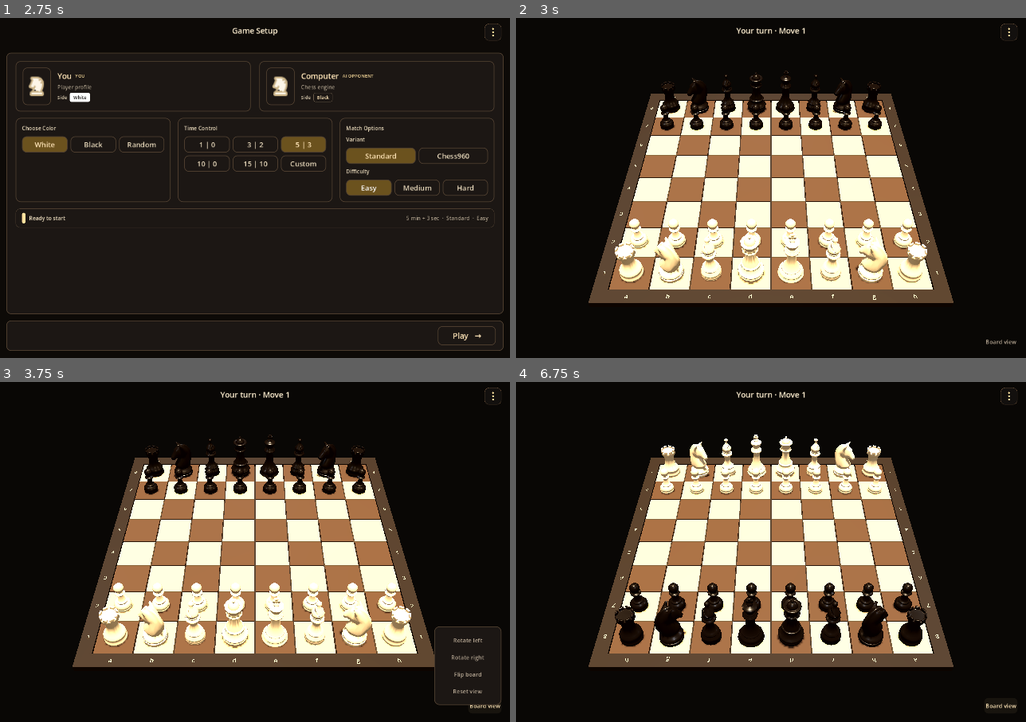
Above: before the commit, frames 1-4 (two rows, left to right).
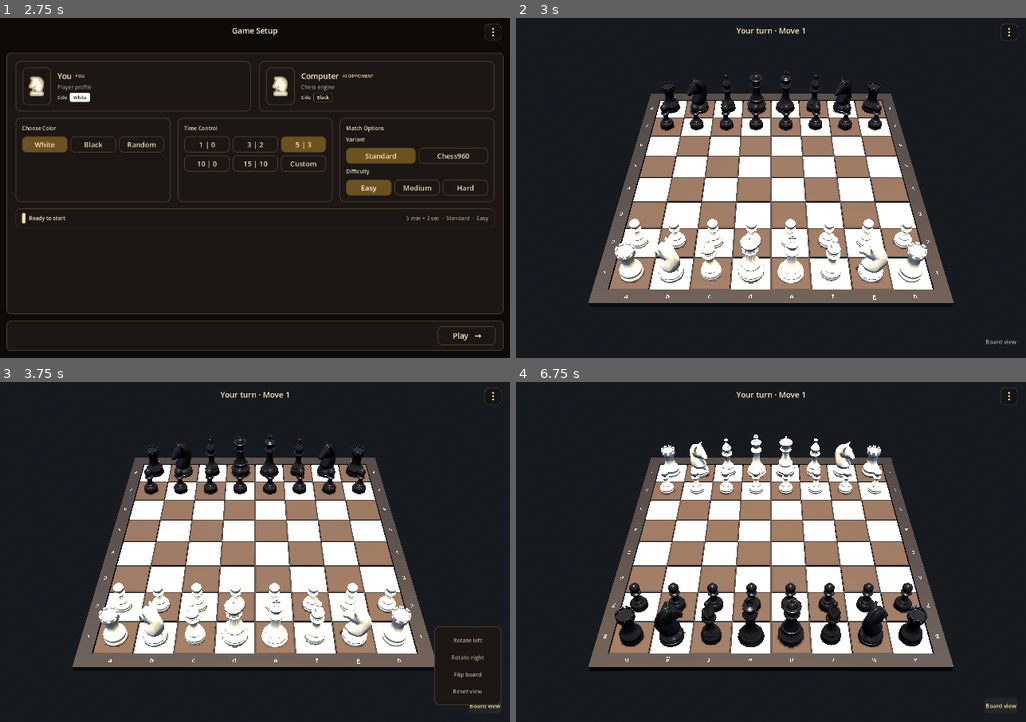
Above: after the commit, the same moments.

Repository: shedrackgodstime/chess-relay
Game: Godot game, scene res://src/ui/app/app_root.tscn
Two runs of this game, one before a commit and one after it. Both use one fixed random seed, a clock stepped at 60 frames per second and the inputs below.
Inputs:
- Up to frame 1 (2.75 s): click "Vs computer" at 0.5 s; click "Easy" at 1.25 s; click "Easy" at 2 s
- Up to frame 2 (3 s): click "Play →" at 2.75 s
- Up to frame 3 (3.75 s): click "Board view" at 3.5 s
- Up to frame 4 (6.75 s): click "Rotate left" at 4.25 s; click "Rotate right" at 5 s; click "Flip board" at 5.75 s; click "Board view" at 6.5 s

Frame 1 is identical in both runs. In frame 2, 94% of the frame differs, in the area x 0-100%, y 0-100%; in frame 3, 91%; in frame 4, 94%.

Commit message:
checkpoint

Diff:
--- /dev/null
+++ b/godot/src/game/board/board_materials.gd
@@ -0,0 +1,29 @@
+extends RefCounted
+
+## Shared 3D board palette. Materials are cached so every board instance uses
+## the same resources and no per-square material copies are created.
+
+static var _cache: Dictionary = {}
+
+static func light_square() -> StandardMaterial3D:
+	return _material_for("light", Color(0.76, 0.67, 0.52, 1.0), 0.62)
+
+static func dark_square() -> StandardMaterial3D:
+	return _material_for("dark", Color(0.28, 0.20, 0.14, 1.0), 0.68)
+
+static func frame() -> StandardMaterial3D:
+	return _material_for("frame", Color(0.12, 0.08, 0.05, 1.0), 0.58)
+
+static func _material_for(key: String, colour: Color, roughness: float) -> StandardMaterial3D:
+	if _cache.has(key):
+		return _cache[key] as StandardMaterial3D
+	var material := StandardMaterial3D.new()
+	material.albedo_color = colour
+	material.roughness = roughness
+	material.metallic = 0.0
+	material.specular_mode = BaseMaterial3D.SPECULAR_SCHLICK_GGX
+	_cache[key] = material
+	return material
+
+static func clear_cache() -> void:
+	_cache.clear()
--- a/godot/src/game/board/board_mesh.gd
+++ b/godot/src/game/board/board_mesh.gd
@@ -11,6 +11,7 @@
 	board_size: int,
 	square_size: float,
 	square_gap: float,
+	square_bevel: float,
 	square_thickness: float,
 	frame_margin: float,
 	frame_lip: float,
@@ -38,10 +39,12 @@
 				-square_thickness * 0.5,
 				(rank - (board_size - 1) * 0.5) * square_size
 			)
-			var tile := BoxMesh.new()
-			tile.size = Vector3(tile_size, square_thickness, tile_size)
 			var target := light if (file + rank) % 2 == 0 else dark
-			target.append_from(tile, 0, Transform3D(Basis.IDENTITY, centre))
+			_append_beveled_box(
+				target,
+				Vector3(tile_size, square_thickness, tile_size),
+				square_bevel,
+				centre)
 
 	var outer := half + frame_margin
 	var centre_offset := (outer + half) * 0.5
@@ -70,3 +73,75 @@
 	frame.commit(mesh)
 	mesh.surface_set_material(mesh.get_surface_count() - 1, frame_material)
 	return mesh
+
+
+## Emits a box with a chamfered top edge. The bottom remains flat so every tile
+## keeps a precise playing surface while the bevel gives the light a controlled
+## edge to catch. Faces are emitted with their own vertices and normals, which
+## keeps the top, sides, and chamfer visually crisp under directional light.
+static func _append_beveled_box(
+	tool: SurfaceTool, size: Vector3, bevel: float, centre: Vector3
+) -> void:
+	var half := size * 0.5
+	var amount := clampf(bevel, 0.0, minf(half.x, minf(half.y, half.z)) * 0.5)
+	var top_side := half.y - amount
+	var local_faces := [
+		[Vector3(0.0, 0.0, 1.0), [
+			Vector3(-half.x, -half.y, half.z), Vector3(half.x, -half.y, half.z),
+			Vector3(half.x, top_side, half.z), Vector3(-half.x, top_side, half.z)]],
+		[Vector3(0.0, 0.0, -1.0), [
+			Vector3(half.x, -half.y, -half.z), Vector3(-half.x, -half.y, -half.z),
+			Vector3(-half.x, top_side, -half.z), Vector3(half.x, top_side, -half.z)]],
+		[Vector3(1.0, 0.0, 0.0), [
+			Vector3(half.x, -half.y, half.z), Vector3(half.x, -half.y, -half.z),
+			Vector3(half.x, top_side, -half.z), Vector3(half.x, top_side, half.z)]],
+		[Vector3(-1.0, 0.0, 0.0), [
+			Vector3(-half.x, -half.y, -half.z), Vector3(-half.x, -half.y, half.z),
+			Vector3(-half.x, top_side, half.z), Vector3(-half.x, top_side, -half.z)]]
+	]
+	for face in local_faces:
+		_append_quad(tool, face[0], face[1], centre)
+
+	if amount <= 0.0:
+		_append_quad(tool, Vector3.UP, [
+			Vector3(-half.x, half.y, half.z), Vector3(half.x, half.y, half.z),
+			Vector3(half.x, half.y, -half.z), Vector3(-half.x, half.y, -half.z)], centre)
+	else:
+		var chamfers := [
+			[Vector3(0.0, 1.0, 1.0).normalized(), [
+				Vector3(-half.x, top_side, half.z), Vector3(half.x, top_side, half.z),
+				Vector3(half.x - amount, half.y, half.z - amount),
+				Vector3(-half.x + amount, half.y, half.z - amount)]],
+			[Vector3(0.0, 1.0, -1.0).normalized(), [
+				Vector3(half.x, top_side, -half.z), Vector3(-half.x, top_side, -half.z),
+				Vector3(-half.x + amount, half.y, -half.z + amount),
+				Vector3(half.x - amount, half.y, -half.z + amount)]],
+			[Vector3(1.0, 1.0, 0.0).normalized(), [
+				Vector3(half.x, top_side, half.z), Vector3(half.x, top_side, -half.z),
+				Vector3(half.x - amount, half.y, -half.z + amount),
+				Vector3(half.x - amount, half.y, half.z - amount)]],
+			[Vector3(-1.0, 1.0, 0.0).normalized(), [
+				Vector3(-half.x, top_side, -half.z), Vector3(-half.x, top_side, half.z),
+				Vector3(-half.x + amount, half.y, half.z - amount),
+				Vector3(-half.x + amount, half.y, -half.z + amount)]]
+		]
+		for chamfer in chamfers:
+			_append_quad(tool, chamfer[0], chamfer[1], centre)
+		_append_quad(tool, Vector3.UP, [
+			Vector3(-half.x + amount, half.y, half.z - amount),
+			Vector3(half.x - amount, half.y, half.z - amount),
+			Vector3(half.x - amount, half.y, -half.z + amount),
+			Vector3(-half.x + amount, half.y, -half.z + amount)], centre)
+
+	_append_quad(tool, Vector3.DOWN, [
+		Vector3(-half.x, -half.y, -half.z), Vector3(half.x, -half.y, -half.z),
+		Vector3(half.x, -half.y, half.z), Vector3(-half.x, -half.y, half.z)], centre)
+
+
+static func _append_quad(
+	tool: SurfaceTool, normal: Vector3, corners: Array, centre: Vector3
+) -> void:
+	for triangle in [[0, 2, 1], [0, 3, 2]]:
+		for corner_index in triangle:
+			tool.set_normal(normal)
+			tool.add_vertex(centre + corners[corner_index])
--- a/godot/src/game/board/board_view.gd
+++ b/godot/src/game/board/board_view.gd
@@ -1,13 +1,18 @@
+@tool
 class_name ChessBoardView
 extends Node3D
 
 const BOARD_MESH_SCRIPT := preload("res://src/game/board/board_mesh.gd")
+const SQUARE_MARKER_SCRIPT := preload("res://src/game/board/square_marker.gd")
+const BOARD_MATERIALS_SCRIPT := preload("res://src/game/board/board_materials.gd")
 
 signal square_pressed(square: String)
+signal piece_pressed(piece: Node)
 
 const BOARD_SIZE := 8
 const SQUARE_SIZE := 1.0
 const SQUARE_GAP := 0.035
+const SQUARE_BEVEL := 0.018
 const SQUARE_THICKNESS := 0.07
 const BOARD_SURFACE_Y := 0.0
 const FRAME_MARGIN := 0.38
@@ -66,11 +71,8 @@
 	if square.is_empty():
 		return
 	_highlighted_square = square
-	var highlight := _make_box(
-		Vector3(SQUARE_SIZE * 0.86, 0.025, SQUARE_SIZE * 0.86),
-		color,
-		Vector3(square_to_world(square, BOARD_SURFACE_Y + 0.012))
-	)
+	var highlight := SQUARE_MARKER_SCRIPT.create(color)
+	highlight.position = square_to_world(square, BOARD_SURFACE_Y + 0.012)
 	highlight.name = "SelectedSquare"
 	_highlights_root.add_child(highlight)
 
@@ -124,6 +126,8 @@
 func _build_input_surface() -> void:
 	var area := Area3D.new()
 	area.name = "BoardInputSurface"
+	area.collision_layer = 1
+	area.collision_mask = 0
 	var collision := CollisionShape3D.new()
 	var shape := BoxShape3D.new()
 	shape.size = Vector3(BOARD_SIZE * SQUARE_SIZE, SQUARE_THICKNESS, BOARD_SIZE * SQUARE_SIZE)
@@ -177,10 +181,36 @@
 
 func _on_board_input(_camera: Node, event: InputEvent, event_position: Vector3, _normal: Vector3, _shape_idx: int) -> void:
 	if event is InputEventMouseButton and event.pressed and event.button_index == MOUSE_BUTTON_LEFT:
+		if _emit_piece_at_pointer(_camera, event.position):
+			return
 		var square := world_to_square(event_position)
 		if not square.is_empty():
 			set_highlight(square)
 			square_pressed.emit(square)
+	elif event is InputEventScreenTouch and event.pressed:
+		if _emit_piece_at_pointer(_camera, event.position):
+			return
+		var touch_square := world_to_square(event_position)
+		if not touch_square.is_empty():
+			set_highlight(touch_square)
+			square_pressed.emit(touch_square)
+
+
+func _emit_piece_at_pointer(camera_node: Node, screen_position: Vector2) -> bool:
+	if not camera_node is Camera3D:
+		return false
+	var camera := camera_node as Camera3D
+	var origin := camera.project_ray_origin(screen_position)
+	var endpoint := origin + camera.project_ray_normal(screen_position) * 40.0
+	var query := PhysicsRayQueryParameters3D.create(origin, endpoint, 2)
+	var hit := get_world_3d().direct_space_state.intersect_ray(query)
+	if hit.is_empty():
+		return false
+	var collider := hit.get("collider") as Node
+	if collider == null or collider.name != "PieceInputSurface" or collider.get_parent() == null:
+		return false
+	piece_pressed.emit(collider.get_parent())
+	return true
 
 
 func _clear_highlights() -> void:
@@ -209,25 +239,23 @@
 		BOARD_SIZE,
 		SQUARE_SIZE,
 		SQUARE_GAP,
+		SQUARE_BEVEL,
 		SQUARE_THICKNESS,
 		FRAME_MARGIN,
 		FRAME_LIP,
 		FRAME_DEPTH,
 		PLINTH_DEPTH,
 		PLINTH_INSET,
-		_material(LIGHT_SQUARE),
-		_material(DARK_SQUARE),
-		_material(FRAME_COLOR)
+		BOARD_MATERIALS_SCRIPT.light_square(),
+		BOARD_MATERIALS_SCRIPT.dark_square(),
+		BOARD_MATERIALS_SCRIPT.frame()
 	)
 	add_child(board_surface)
 
 
 func _square_overlay(square: String, color: Color, prefix: String) -> MeshInstance3D:
-	var overlay := _make_box(
-		Vector3(SQUARE_SIZE * 0.84, 0.026, SQUARE_SIZE * 0.84),
-		color,
-		Vector3(square_to_world(square, BOARD_SURFACE_Y + 0.012))
-	)
+	var overlay := SQUARE_MARKER_SCRIPT.create(color)
+	overlay.position = square_to_world(square, BOARD_SURFACE_Y + 0.012)
 	overlay.name = "%s_%s" % [prefix, square]
 	return overlay
 
--- /dev/null
+++ b/godot/src/game/board/square_marker.gd
@@ -0,0 +1,40 @@
+extends MeshInstance3D
+
+## Reusable, unshaded frame placed just above a board square.
+##
+## The marker is deliberately a frame rather than a filled transparent box:
+## the board grain and piece remain visible underneath it at every camera angle.
+
+const OUTER := 0.86
+const BAR := 0.055
+const HEIGHT := 0.018
+
+static func create(tint: Color) -> MeshInstance3D:
+	var marker := MeshInstance3D.new()
+	marker.mesh = _build_mesh(tint)
+	return marker
+
+
+static func _build_mesh(tint: Color) -> ArrayMesh:
+	var tool := SurfaceTool.new()
+	tool.begin(Mesh.PRIMITIVE_TRIANGLES)
+	var half := OUTER * 0.5
+	var pieces := [
+		[Vector3(OUTER, HEIGHT, BAR), Vector3(0.0, 0.0, -half + BAR * 0.5)],
+		[Vector3(OUTER, HEIGHT, BAR), Vector3(0.0, 0.0, half - BAR * 0.5)],
+		[Vector3(BAR, HEIGHT, OUTER), Vector3(-half + BAR * 0.5, 0.0, 0.0)],
+		[Vector3(BAR, HEIGHT, OUTER), Vector3(half - BAR * 0.5, 0.0, 0.0)]
+	]
+	for piece in pieces:
+		var box := BoxMesh.new()
+		box.size = piece[0]
+		tool.append_from(box, 0, Transform3D(Basis.IDENTITY, piece[1]))
+	var mesh := tool.commit()
+	var material := StandardMaterial3D.new()
+	material.albedo_color = tint
+	material.emission_enabled = true
+	material.emission = Color(tint.r, tint.g, tint.b, 1.0)
+	material.emission_energy_multiplier = 1.35
+	material.shading_mode = BaseMaterial3D.SHADING_MODE_UNSHADED
+	mesh.surface_set_material(0, material)
+	return mesh
--- a/godot/src/game/pieces/piece_view.gd
+++ b/godot/src/game/pieces/piece_view.gd
@@ -1,5 +1,7 @@
 class_name ChessPieceView
 extends Node3D
+
+signal piece_pressed(piece: Node)
 
 const PIECE_SCALE := 16.0
 const KNIGHT_FACING_OFFSET := deg_to_rad(60.0)
@@ -38,10 +40,32 @@
 	mesh.position.y = -_mesh_min_y(mesh) * PIECE_SCALE
 	mesh.material_override = WHITE_MATERIAL if side == "white" else BLACK_MATERIAL
 	add_child(mesh)
+	_add_input_collider(mesh)
 	if piece_type == "knight":
 		rotation.y = PI + KNIGHT_FACING_OFFSET if side == "white" else -KNIGHT_FACING_OFFSET
 	else:
 		rotation.y = PI if side == "black" else 0.0
+
+func _add_input_collider(mesh: MeshInstance3D) -> void:
+	var surface := Area3D.new()
+	surface.name = "PieceInputSurface"
+	surface.collision_layer = 2
+	surface.collision_mask = 0
+	var collision := CollisionShape3D.new()
+	var shape := BoxShape3D.new()
+	var bounds := mesh.get_aabb()
+	shape.size = bounds.size * PIECE_SCALE
+	collision.position = mesh.position + (bounds.position + bounds.size * 0.5) * PIECE_SCALE
+	collision.shape = shape
+	surface.add_child(collision)
+	surface.input_event.connect(_on_piece_input)
+	add_child(surface)
+
+func _on_piece_input(_camera: Node, event: InputEvent, _position: Vector3,
+		_normal: Vector3, _shape_index: int) -> void:
+	if event is InputEventMouseButton and event.pressed \
+			and event.button_index == MOUSE_BUTTON_LEFT:
+		piece_pressed.emit(self)
 
 func _find_mesh(node: Node) -> MeshInstance3D:
 	if node is MeshInstance3D:
--- a/godot/src/ui/screens/game/game_screen.gd
+++ b/godot/src/ui/screens/game/game_screen.gd
@@ -18,6 +18,7 @@
 	_header.menu_requested.connect(_open_game_menu)
 	_board_view_button.pressed.connect(_toggle_board_view_menu)
 	_board.square_pressed.connect(_on_square_pressed)
+	_board.piece_pressed.connect(_on_piece_pressed)
 	_camera.target = CAMERA_TARGET
 	_update_camera_framing()
 	_build_demo_position()
@@ -41,6 +42,10 @@
 	piece.configure(piece_type, side)
 	piece.position = _board.square_to_world(square, 0.02)
 	parent.add_child(piece)
+
+
+func _on_piece_pressed(piece: Node) -> void:
+	_header.set_center_text("Selected %s" % piece.name.replace("_", " ").to_upper())
 
 
 func _notification(what: int) -> void:
--- a/godot/src/ui/screens/game/game_screen.tscn
+++ b/godot/src/ui/screens/game/game_screen.tscn
@@ -5,12 +5,20 @@
 [ext_resource type="PackedScene" path="res://src/ui/components/game_header/game_header.tscn" id="3_header"]
 [ext_resource type="Script" path="res://src/game/camera/orbit_camera.gd" id="4_camera"]
 
+[sub_resource type="ProceduralSkyMaterial" id="ProceduralSkyMaterial_game"]
+sky_top_color = Color(0.18, 0.29, 0.47, 1)
+sky_horizon_color = Color(0.64, 0.7, 0.76, 1)
+ground_bottom_color = Color(0.09, 0.1, 0.115, 1)
+ground_horizon_color = Color(0.48, 0.52, 0.56, 1)
+
+[sub_resource type="Sky" id="Sky_game"]
+sky_material = SubResource("ProceduralSkyMaterial_game")
+
 [sub_resource type="Environment" id="Environment_game"]
-background_mode = 1
-background_color = Color(0.035, 0.026, 0.02, 1)
+background_mode = 2
+sky = SubResource("Sky_game")
 ambient_light_source = 3
-ambient_light_color = Color(0.62, 0.53, 0.42, 1)
-ambient_light_energy = 0.7
+ambient_light_energy = 0.85
 tonemap_mode = 2
 
 [node name="GameScreen" type="Control"]
--- a/godot/tests/ui_smoke_test.gd
+++ b/godot/tests/ui_smoke_test.gd
@@ -326,8 +326,15 @@
 	_check(board_surface.mesh is ArrayMesh, "board uses one procedural ArrayMesh surface")
 	_check((board_surface.mesh as ArrayMesh).get_surface_count() == 3,
 		"board mesh separates light, dark, and frame materials")
+	var light_vertices := (board_surface.mesh as ArrayMesh).surface_get_arrays(0)[Mesh.ARRAY_VERTEX] as PackedVector3Array
+	_check(light_vertices.size() / 3 == 32 * 20,
+		"board tiles use the beveled tile geometry")
 	_check(game._board.get_node("Squares/Square_a1").get_child_count() == 0,
 		"square markers carry no duplicate render geometry")
+	game._board.set_highlight("a1")
+	var selection := game._board.get_node("Highlights/SelectedSquare") as MeshInstance3D
+	_check(selection.mesh is ArrayMesh and (selection.mesh as ArrayMesh).get_surface_count() == 1,
+		"selection uses a reusable square frame mesh")
 	var board_aabb := (board_surface.mesh as ArrayMesh).get_aabb()
 	_check(board_aabb.size.x > 8.7 and board_aabb.size.z > 8.7 and board_aabb.size.y > 0.3,
 		"board mesh includes the full frame and plinth bounds")
@@ -343,6 +350,11 @@
 	_check(pieces.get_child_count() == 32, "game builds the reusable starting piece position")
 	var white_mesh := pieces.get_node("White_Pawn_a2/Mesh") as MeshInstance3D
 	var black_mesh := pieces.get_node("Black_Pawn_a7/Mesh") as MeshInstance3D
+	var piece_surface := pieces.get_node_or_null("White_Pawn_a2/PieceInputSurface")
+	_check(piece_surface != null and piece_surface.get_child_count() == 1,
+		"pieces expose a reusable input collider")
+	_check(piece_surface.collision_layer == 2 and game._board.get_node("BoardInputSurface").collision_layer == 1,
+		"piece and board picking use separate collision layers")
 	_check(white_mesh.material_override != null and black_mesh.material_override != null,
 		"pieces receive controlled side materials")
 	_check(white_mesh.material_override != black_mesh.material_override,
Not shown, changed: godot/docs/architecture/board_foundation.md
